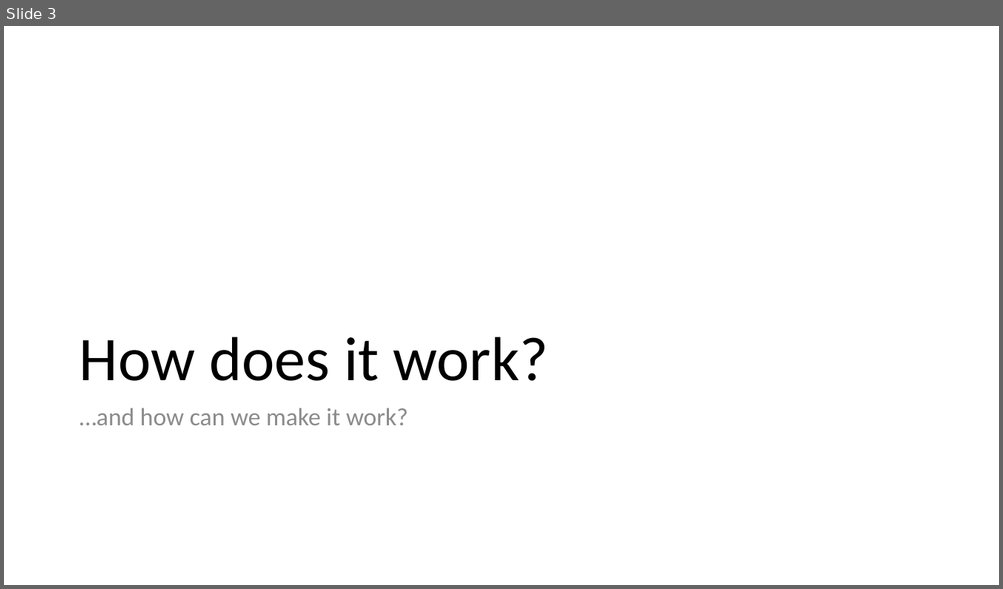
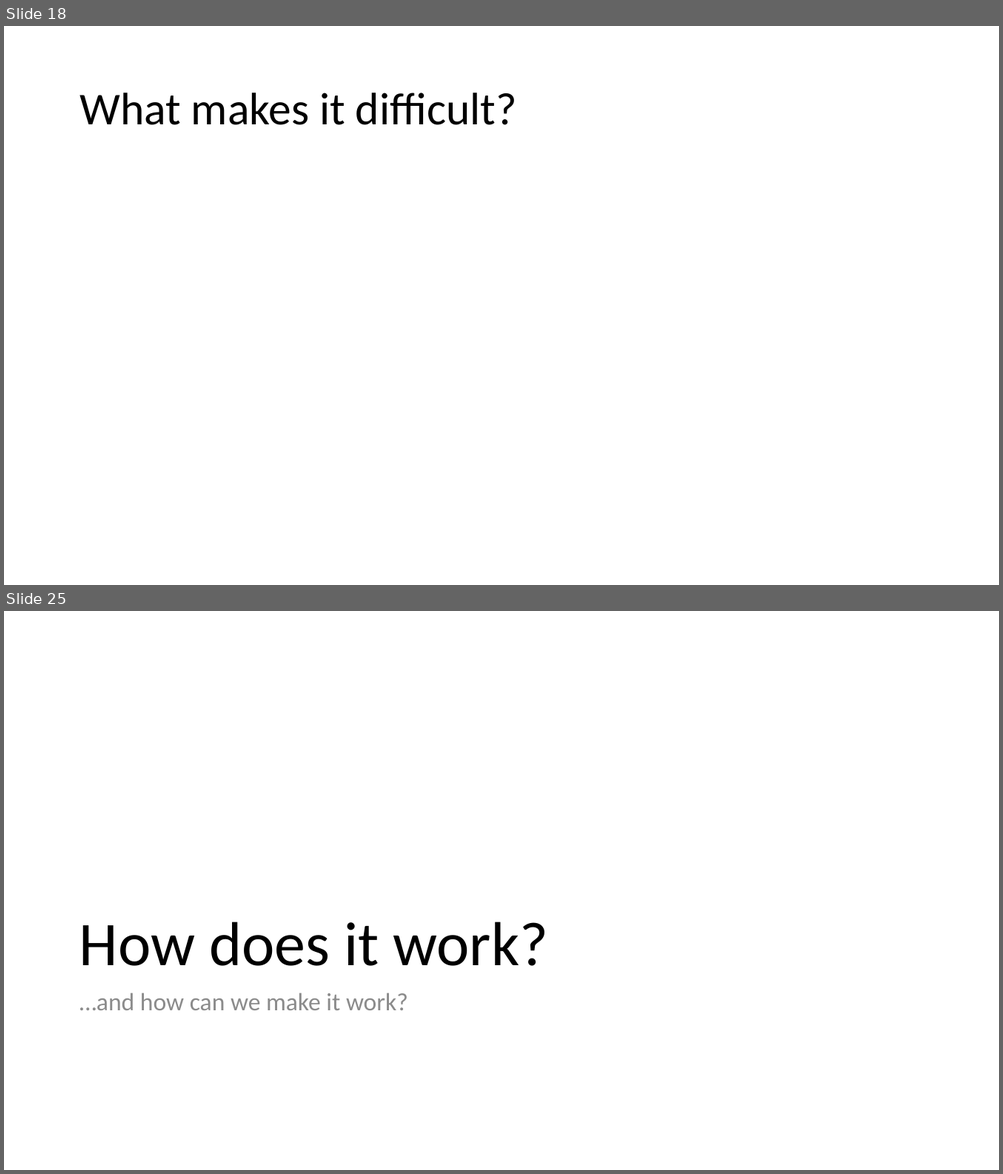
Before and after one commit to cchen23/AI4ALL_NLP, a slide deck: splash_slides.pptx. Shown one above the other, each under a label of ours: slide 3 before the commit, slides 18 and 25 after it; the slides between them are not shown. The pictures are 1003x589 and 1003x1174 pixels, drawn with LibreOffice and Linux fonts; fonts in the diff are those of the drawing. Boxes give left, top, right and bottom in pixels: in the first picture for what was removed or moved away, otherwise in the second. Text is boxed around its words. In the diff, an @@ line names an element or a change of style, - is before the commit and + after.

```diff
--- a/splash_slides.pptx
+++ b/splash_slides.pptx
@@ slide 18 added at box(4, 26, 999, 585), background #FFFFFF @@
@@ title added at box(79, 93, 517, 125), 44 pt, text #000000 @@
+What makes it difficult?
@@ what was slide 3 is now slide 25 @@
```
Also in this commit, not shown: 22 other slides added.
